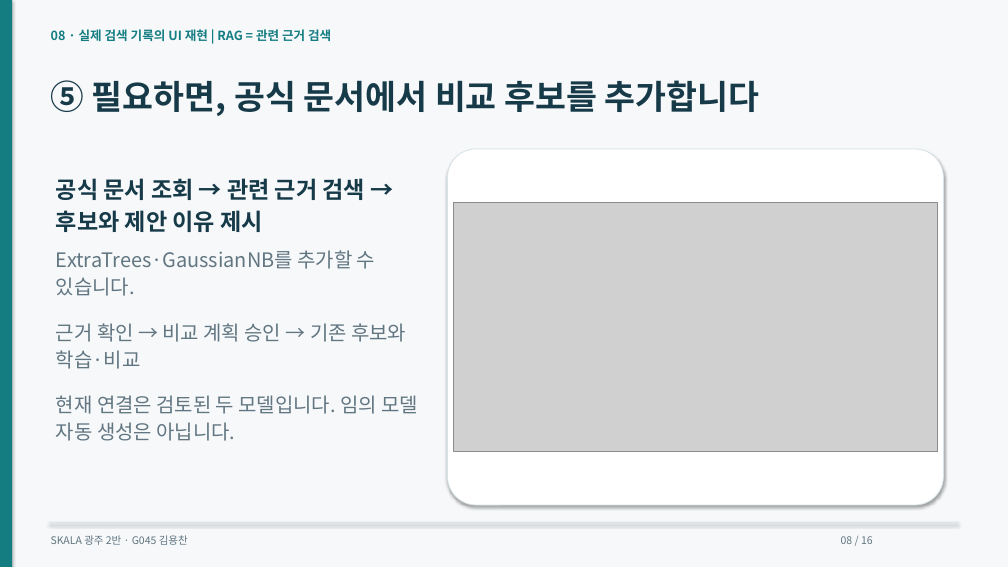
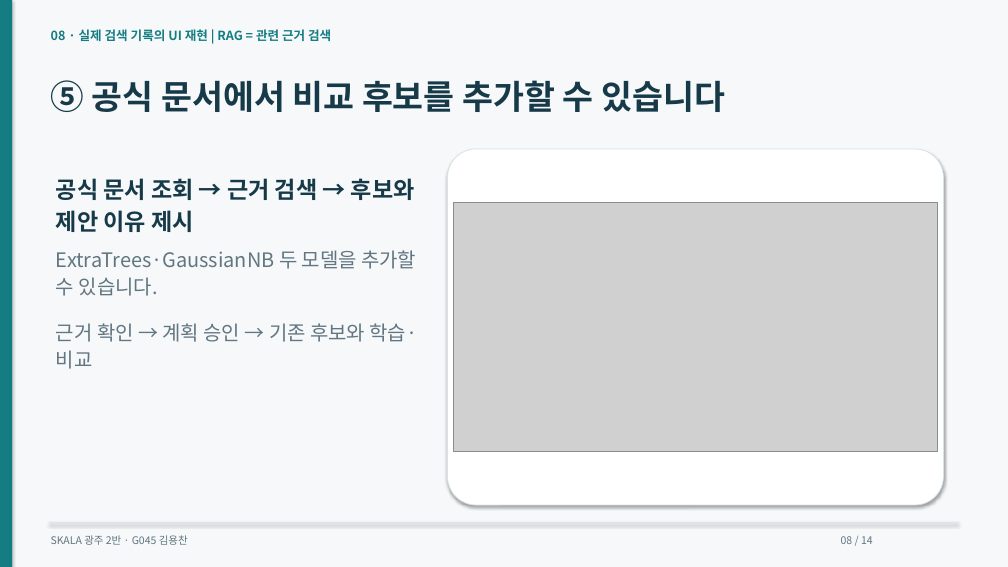
Before and after one commit to dragonchan95/Semiconductor-AI-Agent, a slide deck: slide 8 of docs/G045_Semiconductor_Agent.pptx. Drawn at 1008x567 pixels with LibreOffice and Linux fonts; fonts in the diff are those of the drawing; grey boxes stand for pictures. Boxes give left, top, right and bottom in pixels: in the first picture for what was removed or moved away, otherwise in the second. Text is boxed around its words. In the diff, an @@ line names an element or a change of style, - is before the commit and + after.

```diff
--- a/docs/G045_Semiconductor_Agent.pptx
+++ b/docs/G045_Semiconductor_Agent.pptx
@@ text at [51, 80, 725, 112]: text changed @@
-⑤ 필요하면, 공식 문서에서 비교 후보를 추가합니다
+⑤ 공식 문서에서 비교 후보를 추가할 수 있습니다
@@ text at [56, 178, 415, 232]: text changed @@
-공식 문서 조회 → 관련 근거 검색 → 후보와 제안 이유 제시
+공식 문서 조회 → 근거 검색 → 후보와 제안 이유 제시
@@ text at [56, 250, 416, 296]: text changed @@
-ExtraTrees·GaussianNB를 추가할 수 있습니다.
+ExtraTrees·GaussianNB 두 모델을 추가할 수 있습니다.
@@ text at [56, 323, 417, 369]: text changed @@
-근거 확인 → 비교 계획 승인 → 기존 후보와 학습·비교
+근거 확인 → 계획 승인 → 기존 후보와 학습·비교
@@ text removed at [56, 395, 418, 441] @@
-현재 연결은 검토된 두 모델입니다. 임의 모델 자동 생성은 아닙니다.
@@ text at [841, 536, 873, 544]: text changed @@
-08 / 16
+08 / 14
```
Also in this commit, not shown: 12 other slides changed, 1 slide added, 3 slides removed, 37 other files.
